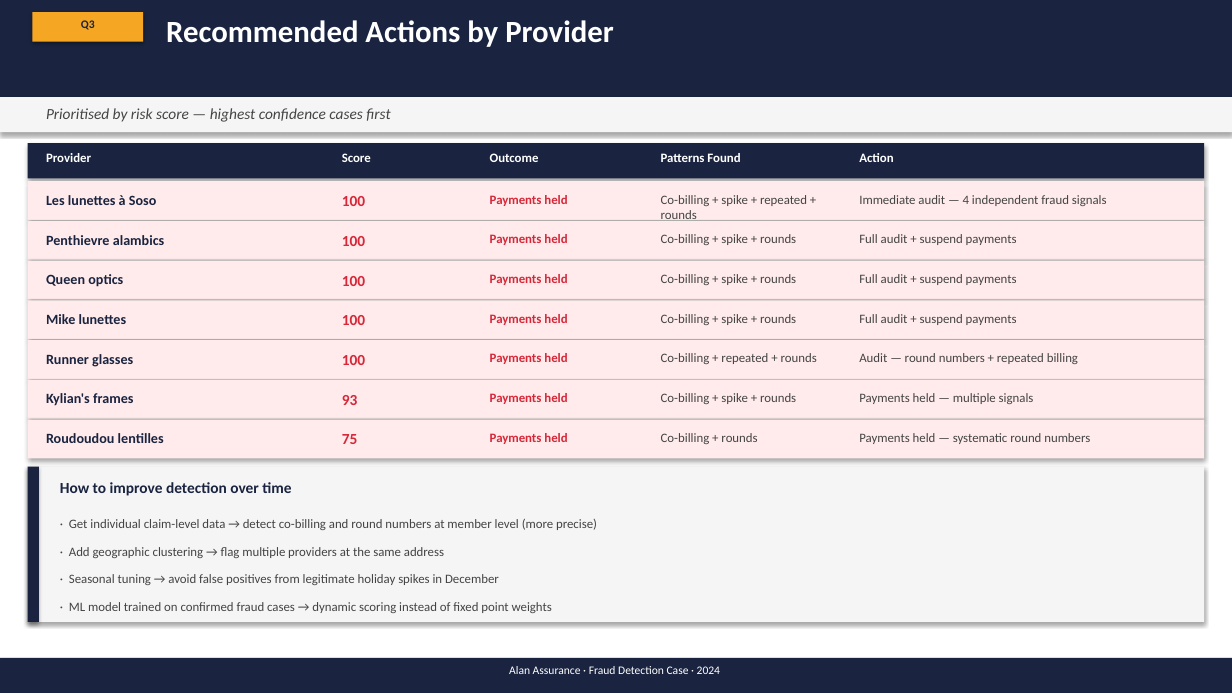
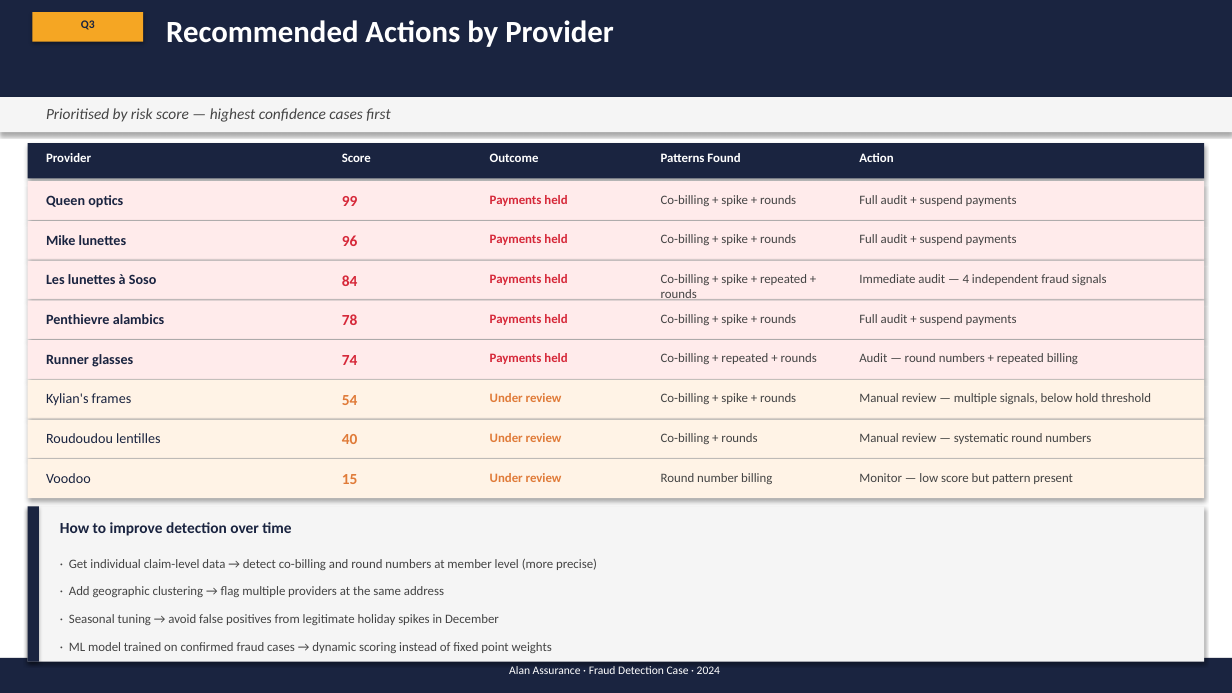
Before and after one commit to MaxwellM34/InsuranceFraudDetection, a slide deck: slide 15 of fraud_ops_presentation_updated.pptx. Drawn at 1232x693 pixels with LibreOffice and Linux fonts; fonts in the diff are those of the drawing. Boxes give left, top, right and bottom in pixels: in the first picture for what was removed or moved away, otherwise in the second. Text is boxed around its words. In the diff, an @@ line names an element or a change of style, - is before the commit and + after.

```diff
--- a/fraud_ops_presentation_updated.pptx
+++ b/fraud_ops_presentation_updated.pptx
@@ text at (x1=342, y1=196, x2=358, y2=206): text changed @@
-100
+99
@@ text at (x1=661, y1=195, x2=796, y2=206): text changed @@
-Co-billing + spike + repeated + rounds
+Co-billing + spike + rounds
@@ 3 texts moved together from (x1=46, y1=274, x2=1017, y2=324) to (x1=46, y1=195, x2=1017, y2=245) @@
@@ text at (x1=342, y1=235, x2=358, y2=246): text changed @@
-100
+96
@@ text at (x1=342, y1=275, x2=358, y2=286): text changed @@
-100
+84
@@ text at (x1=661, y1=274, x2=807, y2=300): text changed @@
-Co-billing + spike + rounds
+Co-billing + spike + repeated + rounds
@@ 3 texts moved together from (x1=46, y1=195, x2=1107, y2=245) to (x1=46, y1=274, x2=1107, y2=324) @@
@@ text at (x1=342, y1=314, x2=358, y2=325): text changed @@
-100
+78
@@ text at (x1=342, y1=355, x2=358, y2=365): text changed @@
-100
+74
@@ rectangle at (x1=28, y1=380, x2=1204, y2=419): fill #FFEBEB to #FFF3E6 @@
@@ text "Kylian's frames" at (x1=46, y1=393, x2=132, y2=406): bold off @@
@@ text at (x1=342, y1=395, x2=358, y2=405): text changed; text colour #D62839 to #E07B39 @@
-93
+54
@@ text at (x1=490, y1=393, x2=562, y2=402): text changed; text colour #D62839 to #E07B39 @@
-Payments held
+Under review
@@ text at (x1=859, y1=393, x2=1151, y2=404): text changed @@
-Payments held — multiple signals
+Manual review — multiple signals, below hold threshold
@@ rectangle at (x1=28, y1=420, x2=1204, y2=458): fill #FFEBEB to #FFF3E6 @@
@@ text "Roudoudou lentilles" at (x1=46, y1=433, x2=161, y2=443): bold off @@
@@ text at (x1=342, y1=434, x2=358, y2=444): text changed; text colour #D62839 to #E07B39 @@
-75
+40
@@ text at (x1=490, y1=433, x2=562, y2=442): text changed; text colour #D62839 to #E07B39 @@
-Payments held
+Under review
@@ text at (x1=859, y1=433, x2=1091, y2=444): text changed @@
-Payments held — systematic round numbers
+Manual review — systematic round numbers
@@ rectangle resized from (x1=28, y1=467, x2=1204, y2=622) to (x1=28, y1=459, x2=1204, y2=498) @@
@@ rectangle at (x1=28, y1=459, x2=1204, y2=498): fill #F5F5F5 to #FFF3E6 @@
@@ text added at (x1=46, y1=473, x2=91, y2=483), 11 pt, text #1A2440 @@
+Voodoo
@@ text added at (x1=342, y1=474, x2=358, y2=484), 12 pt, text #E07B39, bold @@
+15
@@ text added at (x1=490, y1=473, x2=562, y2=482), 10 pt, text #E07B39, bold @@
+Under review
@@ text added at (x1=661, y1=473, x2=772, y2=484), 10 pt, text #444444 @@
+Round number billing
@@ text added at (x1=859, y1=473, x2=1073, y2=484), 10 pt, text #444444 @@
+Monitor — low score but pattern present
@@ 5 texts, 1 rectangle moved together from (x1=28, y1=467, x2=597, y2=622) to (x1=28, y1=506, x2=597, y2=662) @@
@@ rectangle added at (x1=28, y1=506, x2=1204, y2=662), fill #F5F5F5 @@
```
Also in this commit, not shown: 6 other slides changed, 1 other file.
